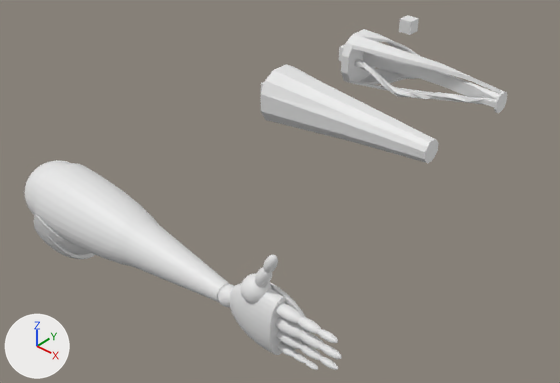
One commit to the Blender file Badass_Upgrade/DESIGN/LeftArm/Mesh/leftArm_v2.blend: the scene before it, then after it.
Both versions are drawn from a 50 mm camera at (7.12, -7.87, 4.97) aimed at (1.31, -1.3, -0.62). The axes (+X, +Y, +Z) are drawn at lower left. The lights are the same throughout. Materials are left out; every surface is plain grey.

Script lines for the objects in view, before the commit:
```python
ob_cone_003 = bpy.data.objects.new('Cone.003', me_cone_003)
ob_cone_003.location = (2.565, -3.789, 0.0)
ob_cone_003.rotation_euler = (0.0, -4.712, 0.0)  # degrees (0, -270, 0)
ob_cone_003.scale = (0.264, 0.264, 1.0)
ob_cube_003 = bpy.data.objects.new('Cube.003', me_cube_004)
ob_cube_003.location = (0.86, 0.0, 0.0)
ob_cube_003.scale = (0.706, 0.12, 0.12)
ob_cube_008 = bpy.data.objects.new('Cube.008', me_cube_008)
ob_cube_008.location = (0.0, 3.658, 0.0)
ob_cube_008.scale = (0.12, 0.12, 0.12)
ob_sphere_001 = bpy.data.objects.new('Sphere.001', me_sphere_000)
ob_sphere_001.location = (3.275, -3.719, 0.0)
ob_sphere_001.rotation_euler = (-1.571, 0.0, 1.571)  # degrees (-90, 0, 90)
ob_sphere_001.scale = (0.159, 0.353, 0.531)
ob_sphere_004 = bpy.data.objects.new('Sphere.004', me_sphere_004)
ob_sphere_004.location = (0.0, -3.789, 0.0)
ob_sphere_004.rotation_euler = (0.0, -1.571, 0.0)  # degrees (0, -90, 0)
ob_sphere_004.scale = (0.383, 0.383, 0.383)
ob_sphere_005 = bpy.data.objects.new('Sphere.005', me_sphere_005)
ob_sphere_005.location = (0.154, -3.789, 0.0)
ob_sphere_005.rotation_euler = (0.0, -1.571, 0.0)  # degrees (0, -90, 0)
ob_sphere_005.scale = (0.426, 0.426, 1.81)
ob_sphere_007 = bpy.data.objects.new('Sphere.007', me_sphere_009)
ob_sphere_007.location = (0.162, -3.789, 0.0)
ob_sphere_007.rotation_euler = (0.0, -1.571, 0.0)  # degrees (0, -90, 0)
ob_sphere_007.scale = (0.796, 0.439, 0.715)
ob_sphere_008 = bpy.data.objects.new('Sphere.008', me_sphere_007)
ob_sphere_008.location = (2.84, -3.789, 0.0)
ob_sphere_008.rotation_euler = (1.571, 0.0, -1.571)  # degrees (90, 0, -90)
ob_sphere_008.scale = (-0.114, -0.114, -0.114)
ob_sphere_009 = bpy.data.objects.new('Sphere.009', me_sphere_008)
ob_sphere_009.location = (3.387, -3.789, 0.0)
ob_sphere_009.rotation_euler = (1.571, 0.0, -1.571)  # degrees (90, 0, -90)
ob_sphere_009.scale = (0.159, 0.353, 0.531)
# also in view: 'Sphere.011' at (3.22, -3.8, 0.3); 'Cube.005' at (1.46, 1.9, 0.0)
```
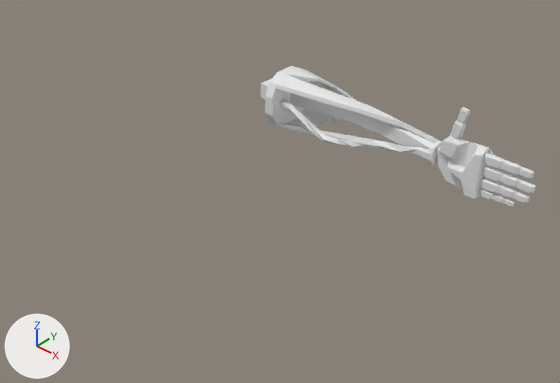
Pixel boxes (x1, y1, x2, y2) of what changed, in the pictures (560 x 383 px):
'Cube.005', reshaped, moved (63% wider, 67% taller): before (341, 29, 507, 113); after (265, 66, 536, 207)
'Cube.003', deleted: before (261, 64, 439, 163)
'Sphere.005', deleted: before (34, 163, 158, 267)
'Cone.003', deleted: before (125, 222, 230, 302)
'Sphere.009', deleted: before (229, 283, 286, 355)
'Sphere.007', deleted: before (34, 213, 95, 259)
'Sphere.004', deleted: before (25, 160, 71, 214)
'Sphere.011', deleted: before (240, 273, 272, 304)
'Sphere.012', deleted: before (275, 317, 305, 339)
'Sphere.015', deleted: before (276, 303, 303, 324)
'Cube.008', deleted: before (399, 15, 419, 35)
'Sphere.017', deleted: before (300, 331, 324, 350)
'Sphere.013', deleted: before (276, 330, 303, 349)
'Sphere.008', deleted: before (218, 284, 234, 308)
'Sphere.016', deleted: before (298, 317, 321, 334)
'Sphere.024', deleted: before (255, 267, 272, 287)
'Sphere.001', deleted: before (274, 286, 311, 349)
'Sphere.025', deleted: before (263, 255, 278, 273)
'Sphere.018', deleted: before (300, 344, 322, 361)
'Sphere.021', deleted: before (320, 344, 342, 359)
'Sphere.020', deleted: before (318, 329, 338, 343)
'Cube.004', moved: before (339, 44, 345, 61); after (261, 78, 272, 99)
'Sphere.014', deleted: before (277, 342, 296, 357)
'Sphere.022', deleted: before (320, 356, 338, 370)
'Sphere.019', deleted: before (293, 352, 307, 363)
'Sphere.023', deleted: before (305, 360, 318, 370)
part 1 of me_cube_005, built on: before (494, 91, 507, 113); after (428, 107, 536, 207)

The change, as a list of edits to the scene's bpy script:
```text
Change me_cube_005:
    used by ob_cube_005; location = (0.23, 1.9, 0.0); scale = (0.12, 0.161, 0.161)
    remove me_cube_005.from_pydata(...)  # 180 vertices, 211 faces; spans x -0.6..21.1, y -2.6..2.6, z -2.6..2.6
    add me_cube_005.from_pydata(...)  # 621 vertices, 699 faces, 2 loose edges; spans x -0.6..32.7, y -2.6..2.6, z -2.6..4.9
    me_cube_005 part 1: 12 vertices removed from x 21.1, y -0.9..0.9, z -0.9..0.9; 453 vertices added at x 21.3..32.7, y -1.1..0.9, z -2.1..4.9
Remove ob_cube_008:
    ob_cube_008 = bpy.data.objects.new('Cube.008', me_cube_008)
Change ob_cube_005:
    ob_cube_005.location: (0.23, 1.9, 0.0) -> (0.314, 0.0, 0.0)
Change ob_cube_004:
    ob_cube_004.location: (0.0, 1.9, 0.0) -> (0.0, 0.0, 0.0)
Remove ob_cube_003:
    ob_cube_003 = bpy.data.objects.new('Cube.003', me_cube_004)
Remove ob_cone_003:
    ob_cone_003 = bpy.data.objects.new('Cone.003', me_cone_003)
Remove ob_sphere_001:
    ob_sphere_001 = bpy.data.objects.new('Sphere.001', me_sphere_000)
Remove ob_sphere_004:
    ob_sphere_004 = bpy.data.objects.new('Sphere.004', me_sphere_004)
Remove ob_sphere_005:
    ob_sphere_005 = bpy.data.objects.new('Sphere.005', me_sphere_005)
Remove ob_sphere_007:
    ob_sphere_007 = bpy.data.objects.new('Sphere.007', me_sphere_009)
Remove ob_sphere_008:
    ob_sphere_008 = bpy.data.objects.new('Sphere.008', me_sphere_007)
Remove ob_sphere_009:
    ob_sphere_009 = bpy.data.objects.new('Sphere.009', me_sphere_008)
Remove ob_sphere_011:
    ob_sphere_011 = bpy.data.objects.new('Sphere.011', me_sphere_012)
Remove ob_sphere_012:
    ob_sphere_012 = bpy.data.objects.new('Sphere.012', me_sphere_013)
Remove ob_sphere_013:
    ob_sphere_013 = bpy.data.objects.new('Sphere.013', me_sphere_014)
Remove ob_sphere_014:
    ob_sphere_014 = bpy.data.objects.new('Sphere.014', me_sphere_015)
Remove ob_sphere_015:
    ob_sphere_015 = bpy.data.objects.new('Sphere.015', me_sphere_016)
Remove ob_sphere_016:
    ob_sphere_016 = bpy.data.objects.new('Sphere.016', me_sphere_017)
Remove ob_sphere_017:
    ob_sphere_017 = bpy.data.objects.new('Sphere.017', me_sphere_018)
Remove ob_sphere_018:
    ob_sphere_018 = bpy.data.objects.new('Sphere.018', me_sphere_019)
Remove ob_sphere_019:
    ob_sphere_019 = bpy.data.objects.new('Sphere.019', me_sphere_020)
Remove ob_sphere_020:
    ob_sphere_020 = bpy.data.objects.new('Sphere.020', me_sphere_021)
Remove ob_sphere_021:
    ob_sphere_021 = bpy.data.objects.new('Sphere.021', me_sphere_022)
Remove ob_sphere_022:
    ob_sphere_022 = bpy.data.objects.new('Sphere.022', me_sphere_023)
Remove ob_sphere_023:
    ob_sphere_023 = bpy.data.objects.new('Sphere.023', me_sphere_024)
Remove ob_sphere_024:
    ob_sphere_024 = bpy.data.objects.new('Sphere.024', me_sphere_025)
Remove ob_sphere_025:
    ob_sphere_025 = bpy.data.objects.new('Sphere.025', me_sphere_026)
```
